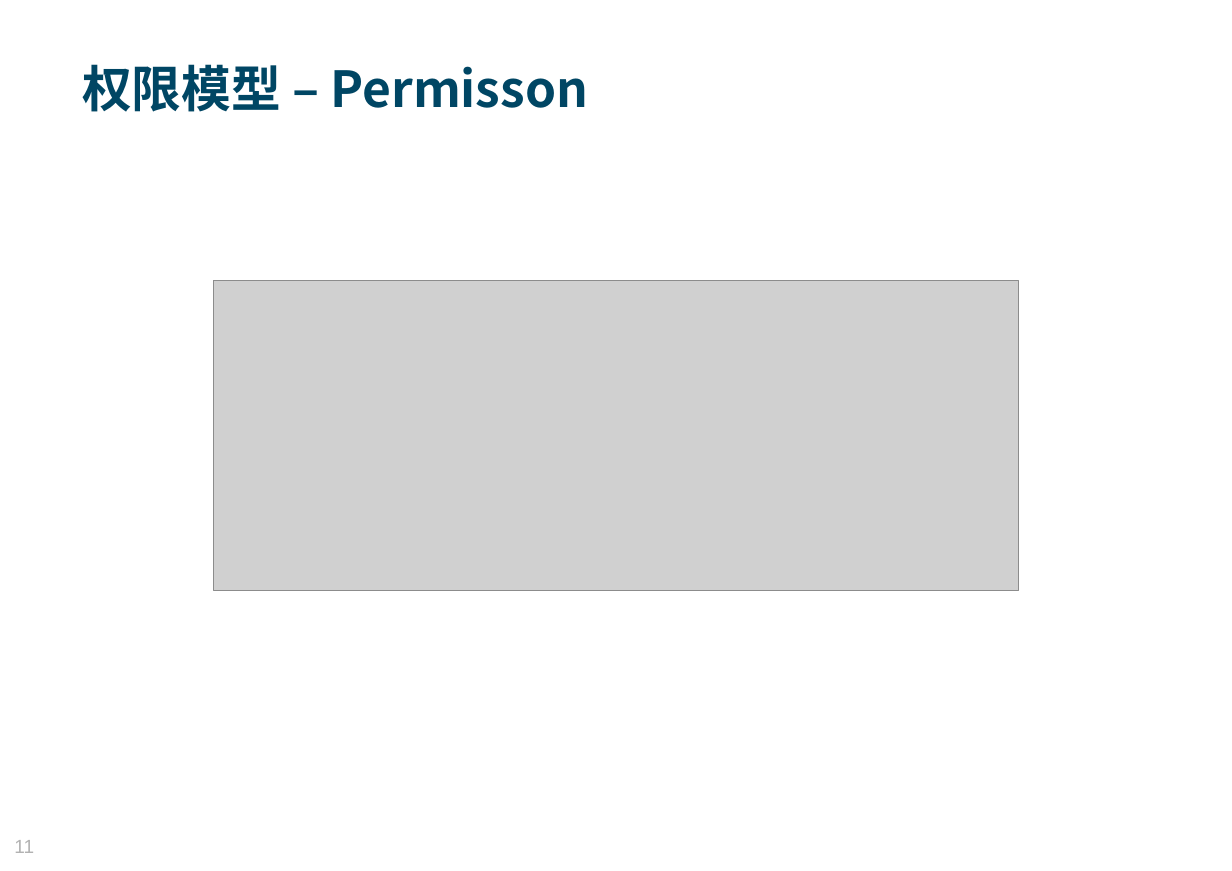
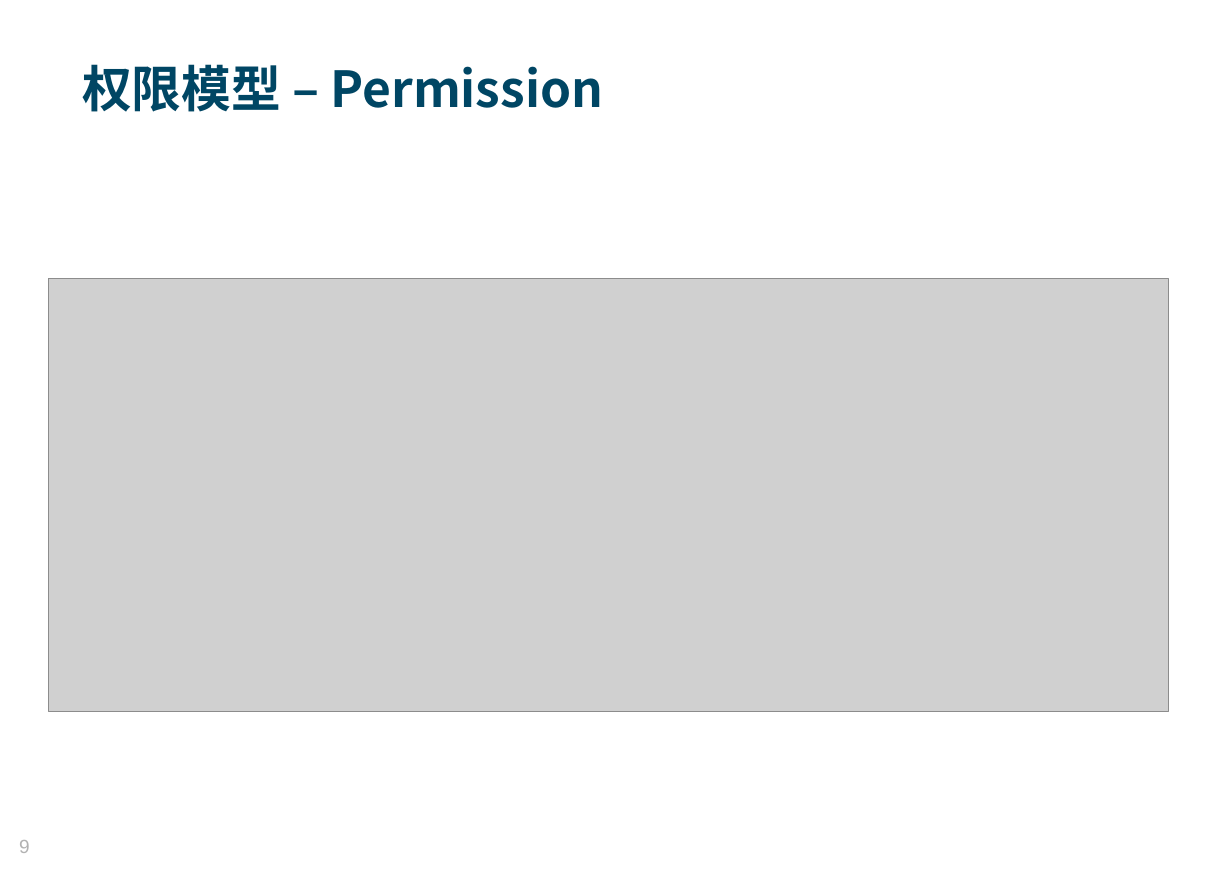
Before and after one commit to MosesZhu/Cube, a slide deck: slide 9 of Document/New Webframework Introduction.ppt (slide 11 before the commit). Drawn at 1232x871 pixels with LibreOffice and Linux fonts; fonts in the diff are those of the drawing; grey boxes stand for pictures; background and template pictures are left out. Boxes give left, top, right and bottom in pixels: in the first picture for what was removed or moved away, otherwise in the second. Text is boxed around its words. In the diff, an @@ line names an element or a change of style, - is before the commit and + after.

```diff
--- a/Document/New Webframework Introduction.ppt
+++ b/Document/New Webframework Introduction.ppt
@@ text at <box>82,64,604,112</box>: text changed @@
-权限模型 – Permisson
+权限模型 – Permission
@@ picture: place and size @@
-picture at <box>214,280,1019,591</box>
+picture at <box>48,279,1169,711</box>
@@ page number at <box>19,840,30,853</box>: text changed @@
-11
+9
```
Also in this commit, not shown: 10 other slides changed, 2 slides added, 4 slides removed, 12 other files.
